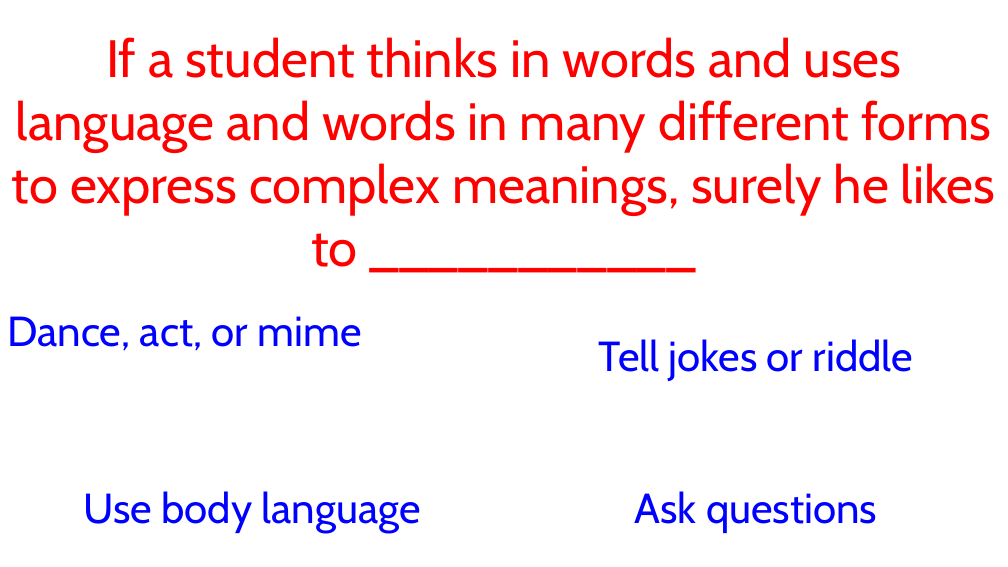
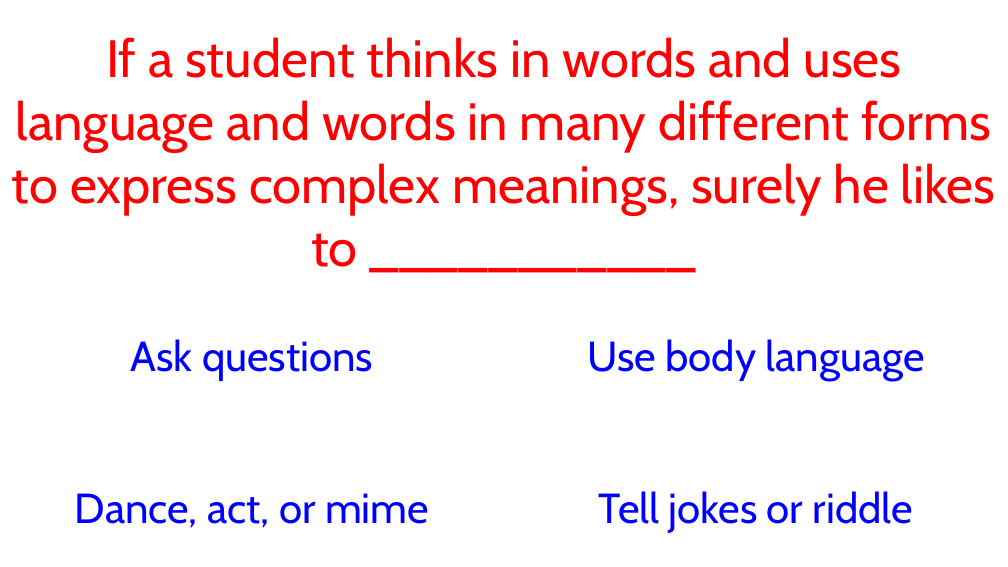
Before and after one commit to JoshuaRifareal/LET-Flashcards, a slide deck: slide 13 of Cards.pptm (slide 72 before the commit). Drawn at 1008x567 pixels with LibreOffice and Linux fonts; fonts in the diff are those of the drawing. Boxes give left, top, right and bottom in pixels: in the first picture for what was removed or moved away, otherwise in the second. Text is boxed around its words. In the diff, an @@ line names an element or a change of style, - is before the commit and + after.

```diff
--- a/Cards.pptm
+++ b/Cards.pptm
@@ text in action button blank at (x1=131, y1=339, x2=373, y2=381): text changed @@
-Dance, act, or mime
+Ask questions
@@ text in action button blank at (x1=587, y1=339, x2=925, y2=381): text changed @@
-Tell jokes or riddle
+Use body language
@@ text in action button blank at (x1=75, y1=493, x2=429, y2=528): text changed @@
-Use body language
+Dance, act, or mime
@@ text in action button blank at (x1=599, y1=491, x2=913, y2=533): text changed @@
-Ask questions
+Tell jokes or riddle
```
Also in this commit, not shown: 9 other slides changed, 6 slides added, 91 slides removed.
